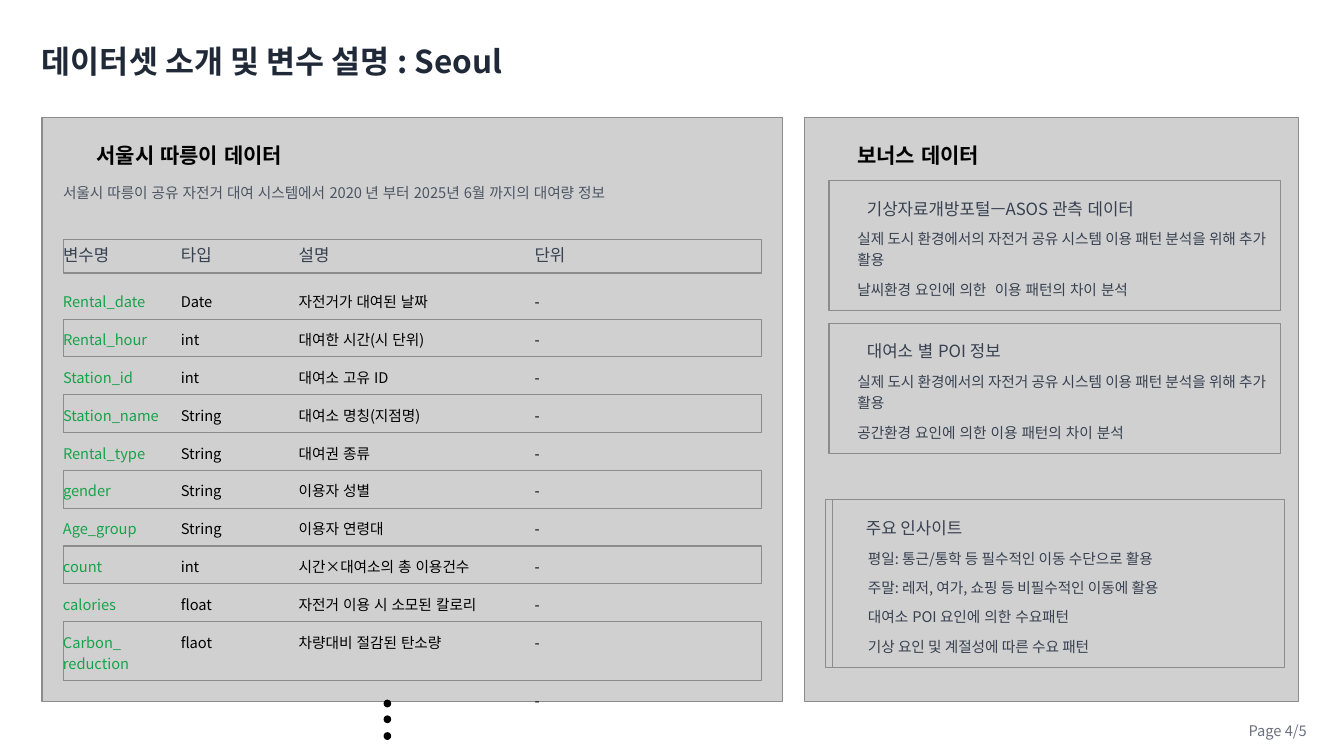
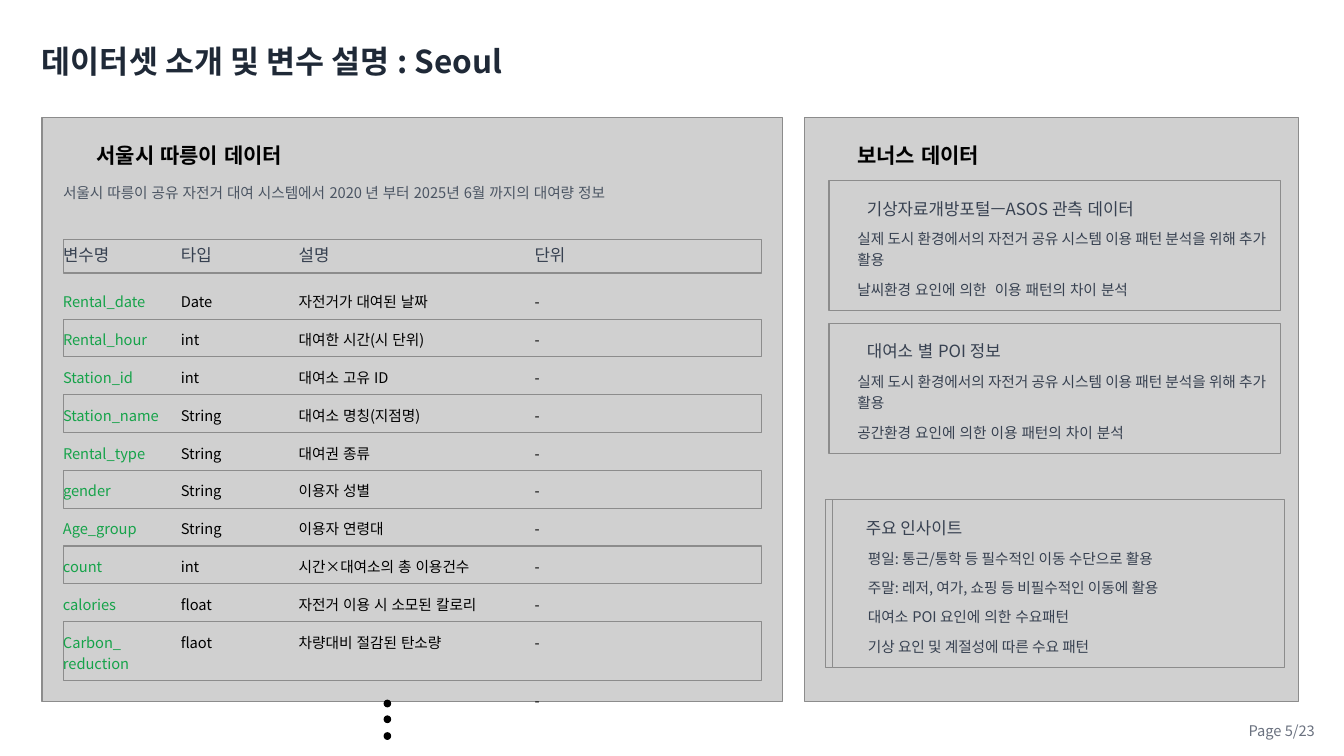
Before and after one commit to cbnu-yhjeon/PROJECT-Bicyle-Demand-Forecasting, a slide deck: slide 7 of docs/자전거 대여 수요 예측 분석 프로젝트(오픈마인드).pptx. Drawn at 1344x756 pixels with LibreOffice and Linux fonts; fonts in the diff are those of the drawing; grey boxes stand for pictures; background and template pictures are left out. Boxes give left, top, right and bottom in pixels: in the first picture for what was removed or moved away, otherwise in the second. Text is boxed around its words. In the diff, an @@ line names an element or a change of style, - is before the commit and + after.

```diff
--- a/docs/자전거 대여 수요 예측 분석 프로젝트(오픈마인드).pptx
+++ b/docs/자전거 대여 수요 예측 분석 프로젝트(오픈마인드).pptx
@@ text at (1249,724,1315,740): text changed @@
-Page 4/5
+Page 5/23
```
Also in this commit, not shown: 6 other slides changed, 1 other file.
